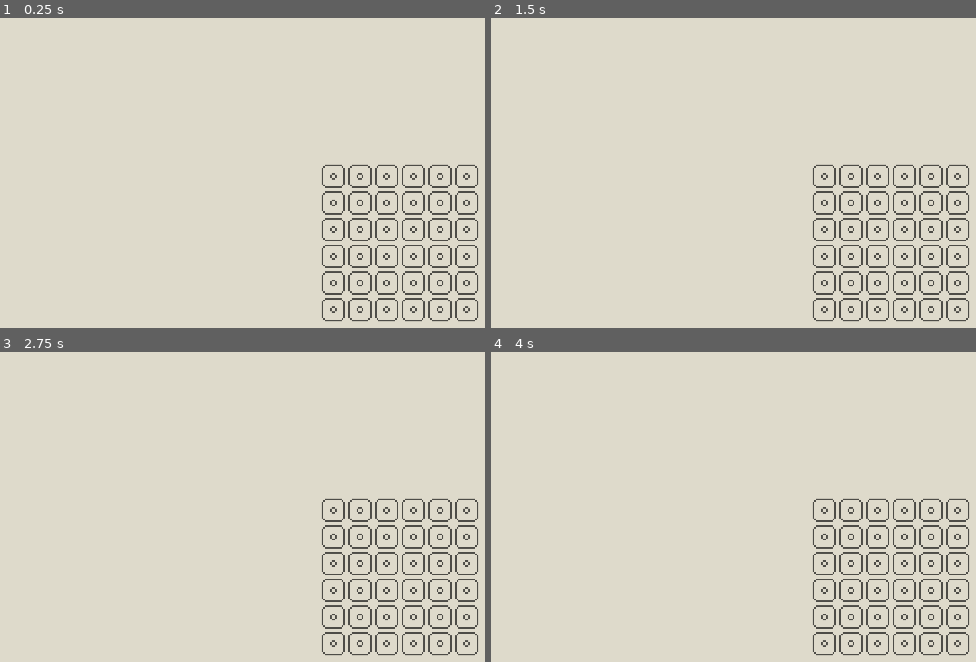
Above: before the commit, frames 1-4 (two rows, left to right).
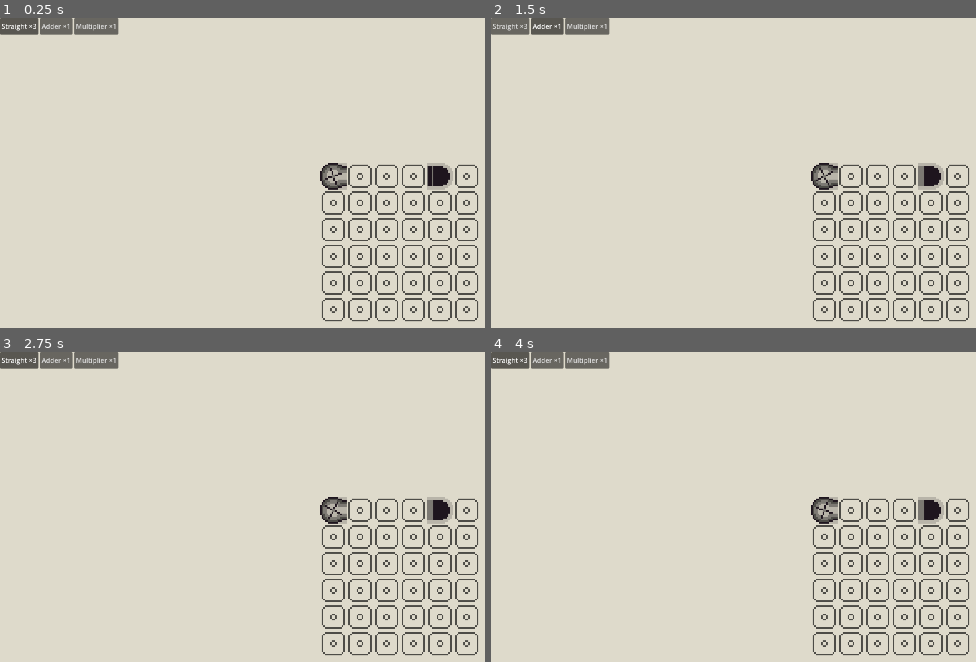
Above: after the commit, the same moments.

Repository: jackgusler/tessera
Game: Godot game, scene res://scenes/Main.tscn
Same seed, same stepped clock (60 frames per second), same inputs: the game is played once before the commit and once after it.
Inputs (mouse positions are in pixels of both pictures, inside the frame that each line leads up to):
- Up to frame 1 (0.25 s): no input
- Up to frame 2 (1.5 s): click (510, 27) at 0.5 s, where only the run after the commit has a clickable "Straight ×3"; click (549, 27) at 1.25 s, where only the run after the commit has a clickable "Adder ×1"
- Up to frame 3 (2.75 s): click (19, 361) at 2 s, where only the run after the commit has a clickable "Straight ×3"
- Up to frame 4 (4 s): click (549, 361) at 2.75 s, where only the run after the commit has a clickable "Adder ×1"; click (510, 361) at 3.5 s, where only the run after the commit has a clickable "Straight ×3"

The runs differ from the first frame. In frame 1, 2.1% of the frame differs, in the area x 0-94%, y 0-56%; in frame 2, 2.1%; in frame 3, 2.1%; in frame 4, 2.1%.
Error before the commit: Invalid access to property or key 'amount' on a base object of type 'Resource (PlacedTile)'. (res://scripts/gridContainer.gd:66)

Commit message:
Auto-backup: 2026-08-11 21:06:10

Diff:
--- a/levels/level_01.tres
+++ b/levels/level_01.tres
@@ -12,18 +12,20 @@
 [sub_resource type="Resource" id="Resource_wcxux"]
 script = ExtResource("1_dpay0")
 type = ExtResource("2_5byca")
+rotation = 3
 metadata/_custom_type_script = "uid://bomy2fjairq57"
 
 [sub_resource type="Resource" id="Resource_w34c6"]
 script = ExtResource("1_dpay0")
 type = ExtResource("3_5730c")
 cell = Vector2i(4, 0)
+rotation = 1
 metadata/_custom_type_script = "uid://bomy2fjairq57"
 
 [sub_resource type="Resource" id="Resource_yfxnx"]
 script = ExtResource("2_7h3od")
 type = ExtResource("5_u7125")
-count = 4
+count = 3
 metadata/_custom_type_script = "uid://bh242m3g33kps"
 
 [sub_resource type="Resource" id="Resource_lp0yu"]
--- a/scripts/inventory_slot.gd
+++ b/scripts/inventory_slot.gd
@@ -3,3 +3,4 @@
 
 @export var type: TileType
 @export var count: int = 1
+@export var amount: float = 0.0
--- a/scripts/placed_tile.gd
+++ b/scripts/placed_tile.gd
@@ -4,3 +4,4 @@
 @export var type: TileType
 @export var cell: Vector2i
 @export var rotation: int = 0
+@export var amount: float = 0.0
